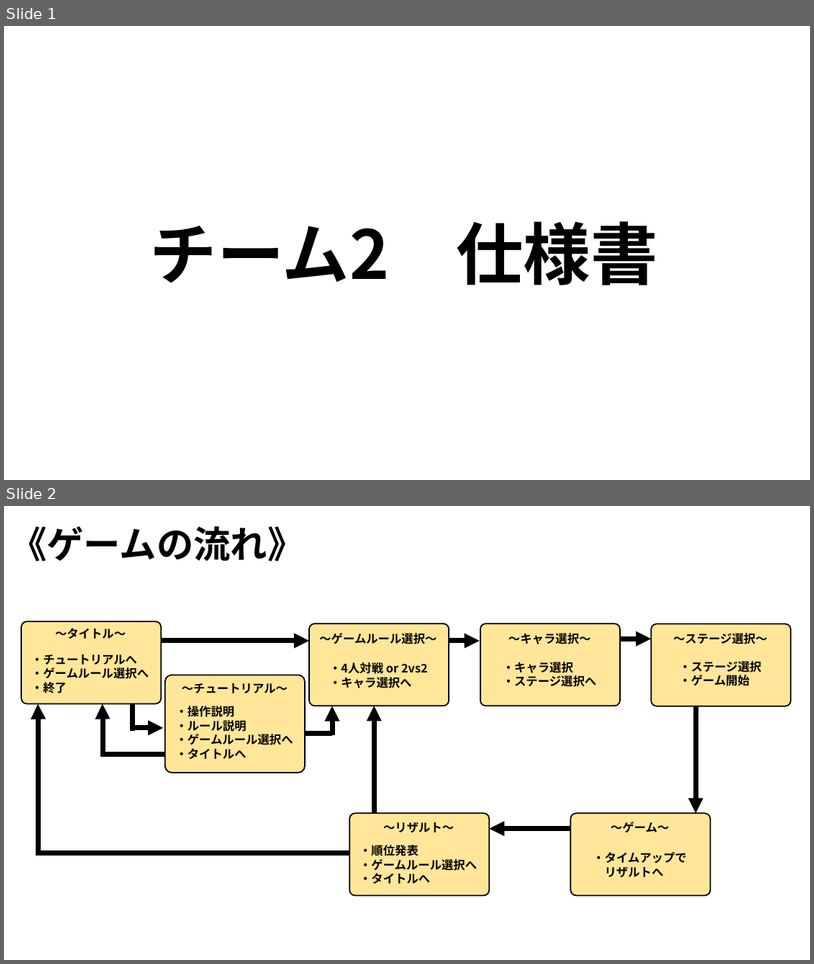
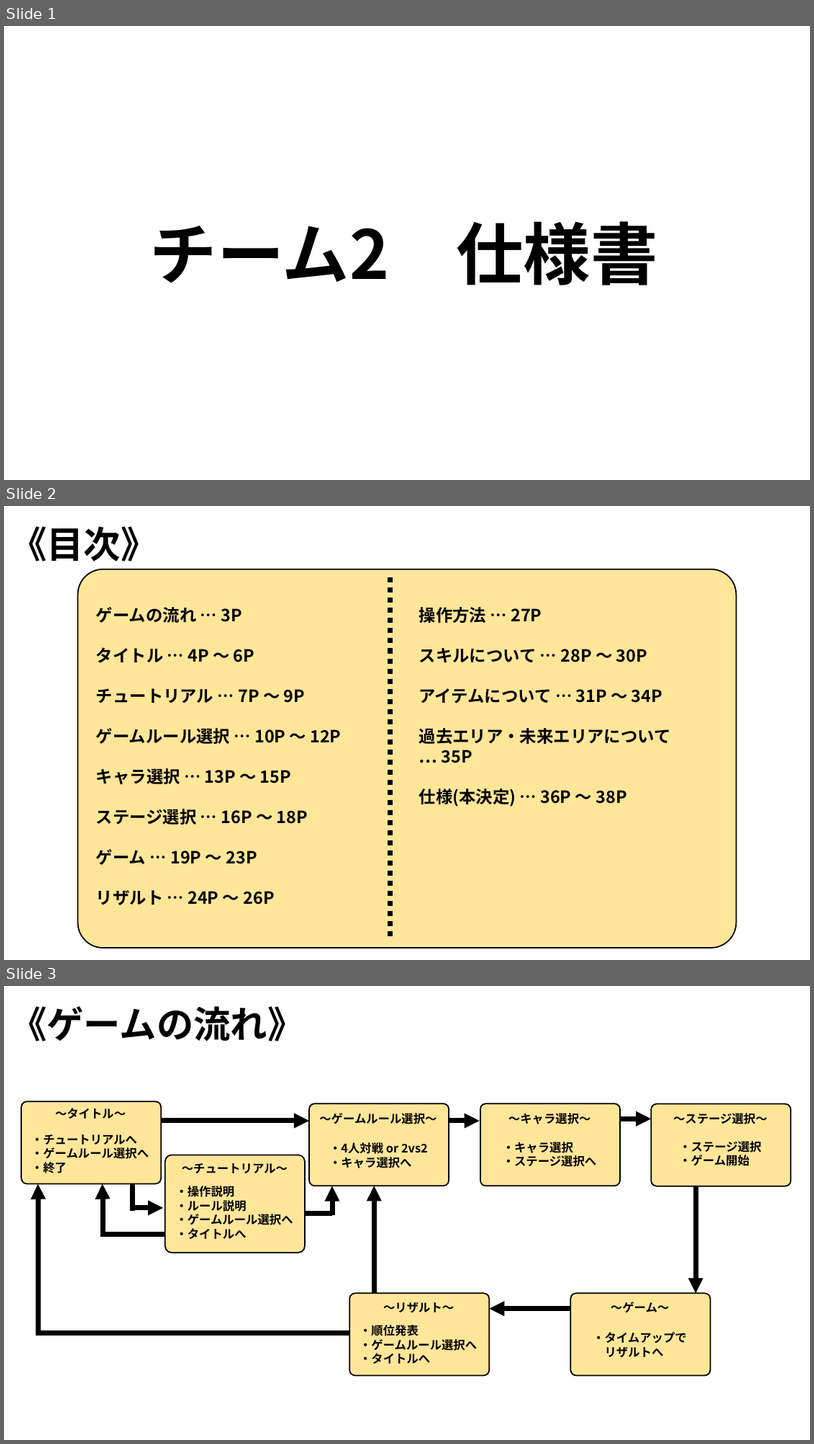
Before and after one commit to ARITA-MEIGEN/C-Team001, a slide deck: data/GS3_チーム2_仕様書.pptx. Shown one above the other, each under a label of ours: slides 1 and 2 before the commit, slides 1, 2 and 3 after it. The pictures are 814x964 and 814x1444 pixels, drawn with LibreOffice and Linux fonts; fonts in the diff are those of the drawing; background and template pictures are left out. Boxes give left, top, right and bottom in pixels: in the first picture for what was removed or moved away, otherwise in the second. Text is boxed around its words. In the diff, an @@ line names an element or a change of style, - is before the commit and + after.

Commit message:
仕様書編集

```diff
--- a/data/GS3_チーム2_仕様書.pptx
+++ b/data/GS3_チーム2_仕様書.pptx
@@ slide 2 added at bbox=[4, 506, 810, 960], background picture (left out) @@
@@ text added at bbox=[10, 526, 157, 561], 44 pt, text #000000, bold @@
+《目次》
@@ rounded rectangle added at bbox=[78, 569, 736, 947], fill #FFE699, outline #000000 1.5 pt @@
@@ line added from (390, 577) to (390, 937), #000000 6 pt dashed @@
@@ text added at bbox=[96, 607, 341, 905], 20 pt, text #000000, bold @@
+ゲームの流れ … 3P
+タイトル … 4P ～ 6P
+チュートリアル … 7P ～ 9P
+ゲームルール選択 … 10P ～ 12P
+キャラ選択 … 13P ～ 15P
+ステージ選択 … 16P ～ 18P
+ゲーム … 19P ～ 23P
+リザルト … 24P ～ 26P
@@ text added at bbox=[419, 607, 671, 806], 20 pt, text #000000, bold @@
+操作方法 … 27P
+スキルについて … 28P ～ 30P
+アイテムについて … 31P ～ 34P
+過去エリア・未来エリアについて
+… 35P
+仕様(本決定) … 36P ～ 38P
@@ what was slide 2 is now slide 3 @@
```
Also in this commit, not shown: 1 slide changed, 3 other slides added.
